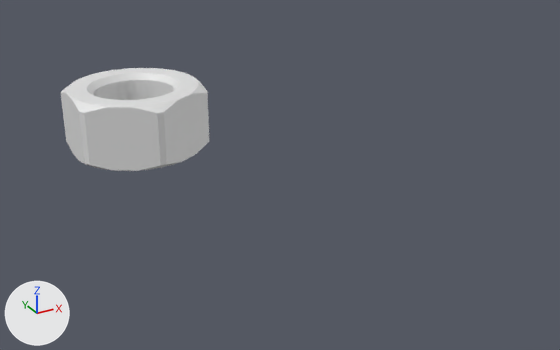
What one commit did to the Blender file bolts_and_nuts.blend.
Before and after are seen from a 50 mm camera at (-0.233, -0.727, 0.23) aimed at (0.182, 0.027, -0.146). The axes (+X, +Y, +Z) are drawn at lower left. The lights are the same throughout.

Before the edit, the objects in view are built like this:
```python
me_circle = bpy.data.meshes.new('Circle')
me_circle.from_pydata(...)  # 54 vertices, 40 faces; spans x 0.0..0.0652, y 0.0..0.0735, z 0.0..0.0325
me_circle.polygons.foreach_set('use_smooth', [True] * 40)
me_circle.materials.append(mat_m)  # white #e7e7e7
ob_m8 = bpy.data.objects.new('M8', me_circle)
ob_m8.location = (0.0, 0.0, -0.0325)
_m = ob_m8.modifiers.new('Mirror', 'MIRROR')
_m.use_axis = (True, True, True)
_m.use_clip = True
_m = ob_m8.modifiers.new('EdgeSplit', 'EDGE_SPLIT')
_m.split_angle = 0.81
```
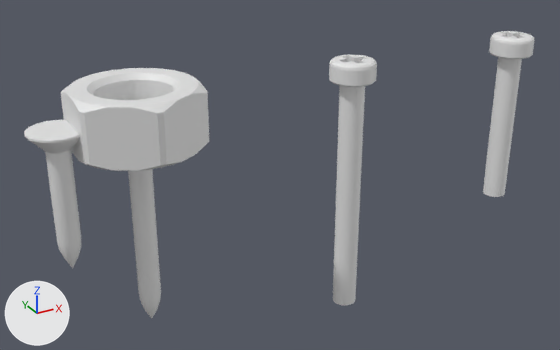
Pixel boxes [x1, y1, x2, y2] of what changed, in the pictures (560 x 350 px):
'm3 30mm bolt', added
    after: [329, 55, 377, 305]
'm3 20mm bolt', added
    after: [483, 31, 534, 197]
'scrow H6 L15', added
    after: [24, 120, 81, 268]
'scrow H6 L25', added
    after: [128, 169, 161, 318]

What changed in the scene script:
```text
Add me_circle_005:
    me_circle_005.from_pydata(...)  # 112 vertices, 97 faces; spans x -0.03..0.03, y -0.03..0.03, z -0.245..0.0
    me_circle_005.polygons.foreach_set('use_smooth', [True] * 97)
    me_circle_005.materials.append(mat_m)  # white #e7e7e7
Add me_circle_001:
    me_circle_001.from_pydata(...)  # 112 vertices, 97 faces; spans x -0.03..0.03, y -0.03..0.03, z -0.155..0.0
    me_circle_001.polygons.foreach_set('use_smooth', [True] * 97)
    me_circle_001.materials.append(mat_m)  # white #e7e7e7
Add me_circle_004:
    me_circle_004.from_pydata(...)  # 325 vertices, 287 faces; spans x -0.028..0.028, y -0.028..0.028, z -0.2..0.025
    me_circle_004.materials.append(mat_m)  # white #e7e7e7
Add me_circle_002:
    me_circle_002.from_pydata(...)  # 325 vertices, 287 faces; spans x -0.028..0.028, y -0.028..0.028, z -0.3..0.025
    me_circle_002.materials.append(mat_m)  # white #e7e7e7
Add ob_scrow_h6_l25:
    ob_scrow_h6_l25 = bpy.data.objects.new('scrow H6 L25', me_circle_005)
    ob_scrow_h6_l25.location = (0.0, 0.0, -0.0325)
    _m = ob_scrow_h6_l25.modifiers.new('EdgeSplit', 'EDGE_SPLIT')
Add ob_scrow_h6_l15:
    ob_scrow_h6_l15 = bpy.data.objects.new('scrow H6 L15', me_circle_001)
    ob_scrow_h6_l15.location = (-0.0815, 0.0, -0.0325)
    _m = ob_scrow_h6_l15.modifiers.new('EdgeSplit', 'EDGE_SPLIT')
Add ob_m3_20mm_bolt:
    ob_m3_20mm_bolt = bpy.data.objects.new('m3 20mm bolt', me_circle_004)
    ob_m3_20mm_bolt.location = (0.5113, 0.0, -0.0325)
Add ob_m3_30mm_bolt:
    ob_m3_30mm_bolt = bpy.data.objects.new('m3 30mm bolt', me_circle_002)
    ob_m3_30mm_bolt.location = (0.2637, 0.0, -0.0325)
```
